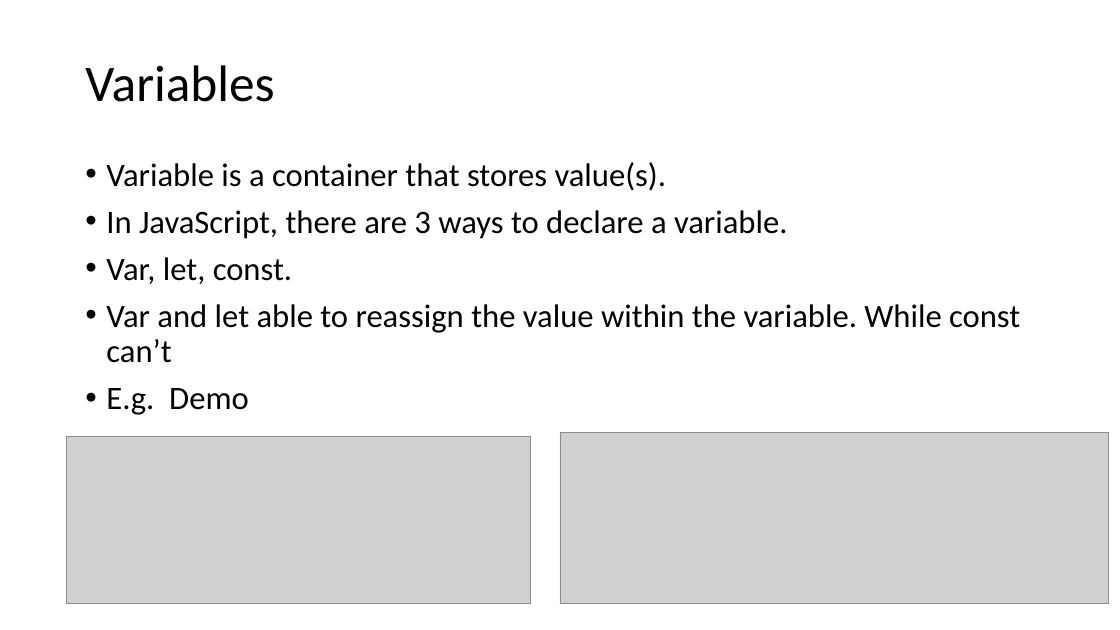
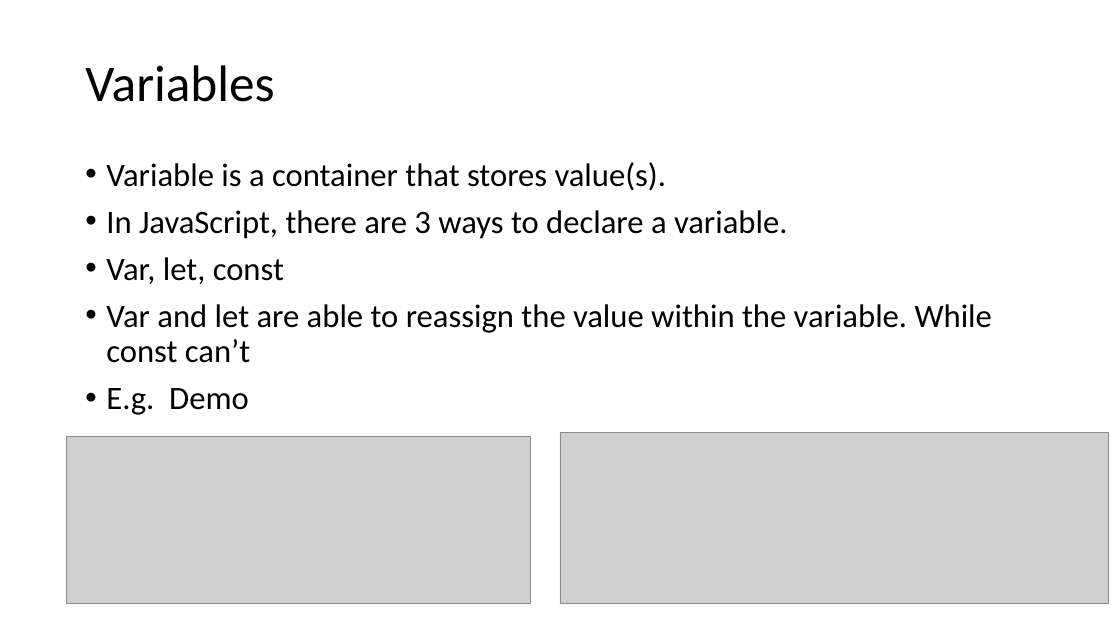
Before and after one commit to honching0316/SASE_WebApplication_Calculator, a slide deck: slide 13 of SASE_Technique_Workshop.pptx. Drawn at 1120x630 pixels with LibreOffice and Linux fonts; fonts in the diff are those of the drawing; grey boxes stand for pictures. Boxes give left, top, right and bottom in pixels: in the first picture for what was removed or moved away, otherwise in the second. Text is boxed around its words. In the diff, an @@ line names an element or a change of style, - is before the commit and + after.

```diff
--- a/SASE_Technique_Workshop.pptx
+++ b/SASE_Technique_Workshop.pptx
@@ text at box(106, 257, 992, 363): text changed @@
-• Var, let, const.
-• Var and let able to reassign the value within the variable. While const can’t
+• Var, let, const
+• Var and let are able to reassign the value within the variable. While const can’t
```
Also in this commit, not shown: 11 other slides changed.
